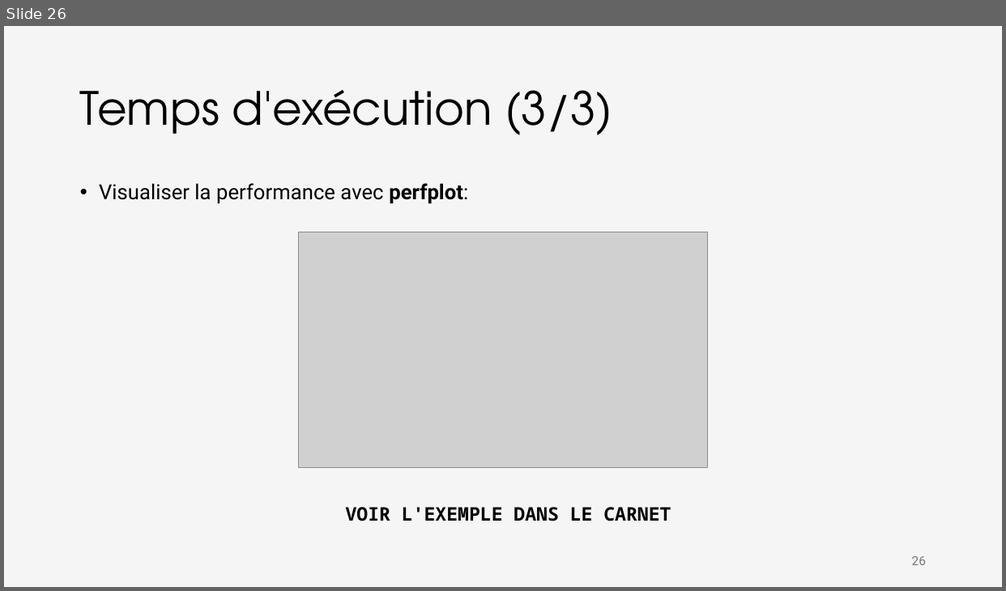
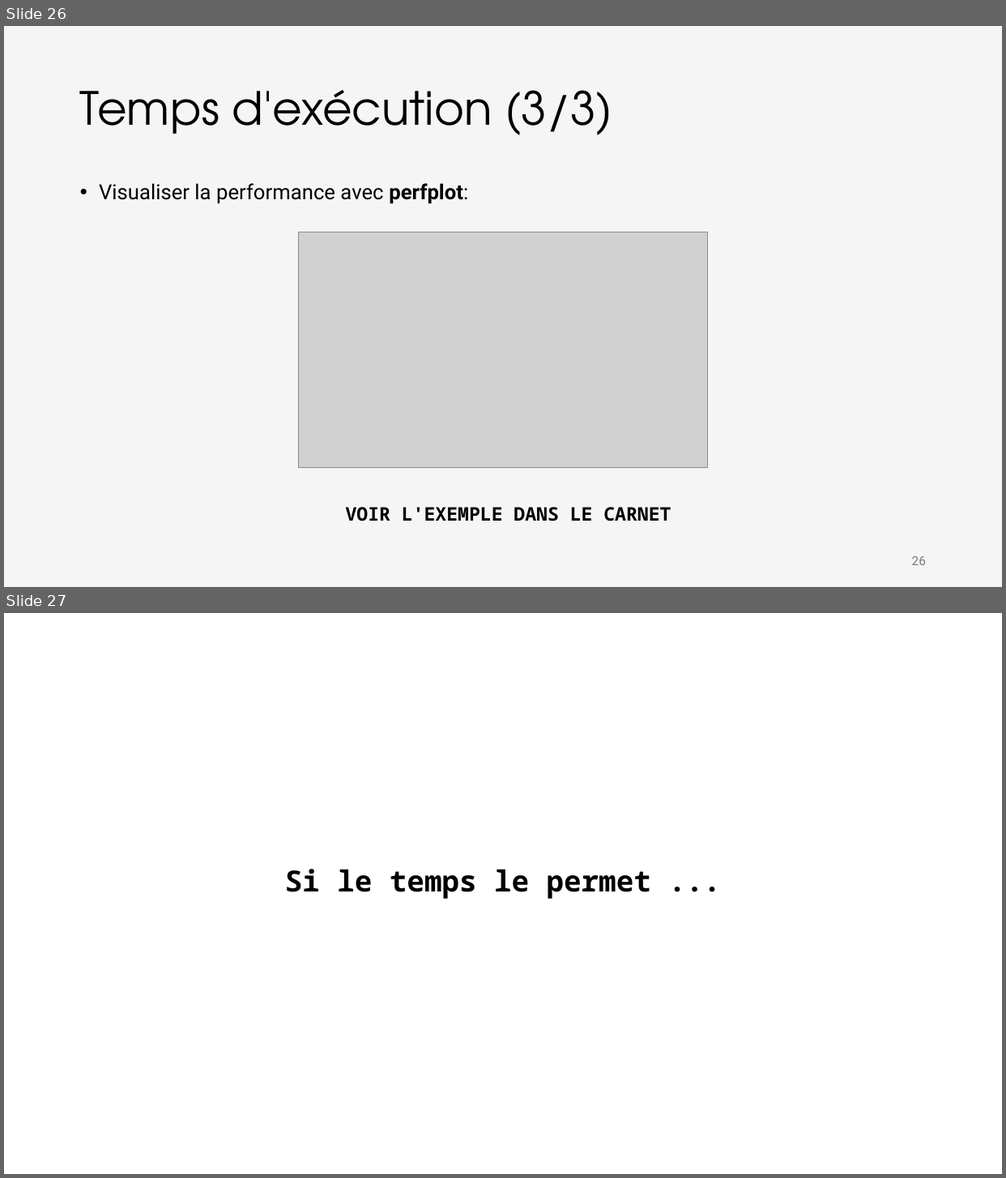
Before and after one commit to iannickgagnon/sagedays_iannick_2026, a slide deck: python_2/presentation_python_2.pptx. Shown one above the other, each under a label of ours: slide 26 before the commit, slides 26 and 27 after it. The pictures are 1006x591 and 1006x1178 pixels, drawn with LibreOffice and Linux fonts; fonts in the diff are those of the drawing; grey boxes stand for pictures. Boxes give left, top, right and bottom in pixels: in the first picture for what was removed or moved away, otherwise in the second. Text is boxed around its words. In the diff, an @@ line names an element or a change of style, - is before the commit and + after.

```diff
--- a/python_2/presentation_python_2.pptx
+++ b/python_2/presentation_python_2.pptx
@@ slide 27 added at [4, 613, 1002, 1174], background #FFFFFF @@
@@ subtitle added at [285, 869, 651, 899], 28 pt, text #000000, bold @@
+Si le temps le permet ...
```
Also in this commit, not shown: 1 other slide added, 1 slide removed.
